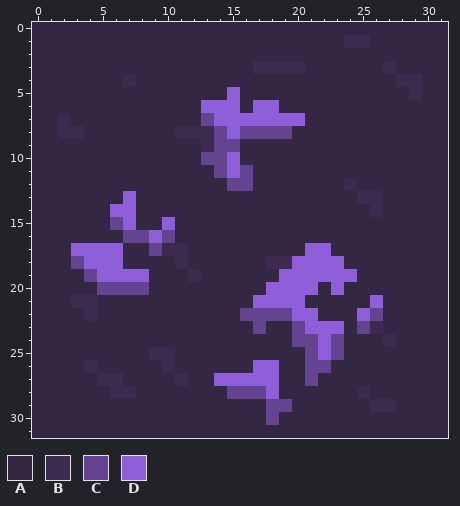
A pixel-art sprite gets an edit: sprites/blocks/enviroment/ore/obethyst3.png. Above, as it was before the edit.
The file is 32x32 pixels.
Palette (. is transparent): A #332744  B #3a2b4f  C #644391  D #8e5fd9
After:
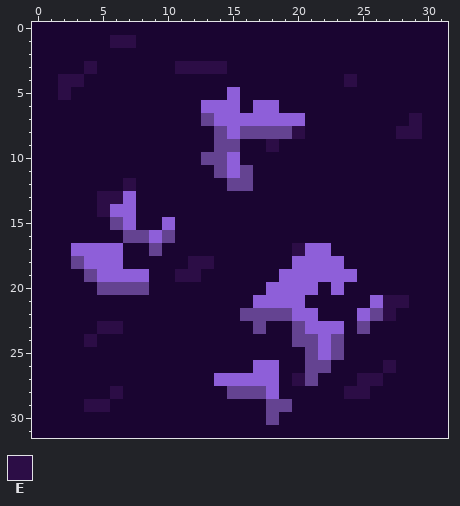
Colours new in this view: E #2c0d46
Diff:
@@ palette @@
-A #332744
+A #1a0531
@@ x 0..31 @@
  0 AAAAAAAAAAAAAAAAAAAAAAAAAAAAAAAA
- 1 AAAAAAAAAAAAAAAAAAAAAAAABBAAAAAA
+ 1 AAAAAAEEAAAAAAAAAAAAAAAAAAAAAAAA
  2 AAAAAAAAAAAAAAAAAAAAAAAAAAAAAAAA
- 3 AAAAAAAAAAAAAAAAABBBBAAAAAABAAAA
- 4 AAAAAAABAAAAAAAAAAAAAAAAAAAABBAA
- 5 AAAAAAAAAAAAAAADAAAAAAAAAAAAABAA
+ 3 AAAAEAAAAAAEEEEAAAAAAAAAAAAAAAAA
+ 4 AAEEAAAAAAAAAAAAAAAAAAAAEAAAAAAA
+ 5 AAEAAAAAAAAAAAADAAAAAAAAAAAAAAAA
  6 AAAAAAAAAAAAADDDADDAAAAAAAAAAAAA
- 7 AABAAAAAAAAAACDDDDDDDAAAAAAAAAAA
- 8 AABBAAAAAAABBBCDCCCCAAAAAAAAAAAA
- 9 AAAAAAAAAAAAABCCAAAAAAAAAAAAAAAA
+ 7 AAAAAAAAAAAAACDDDDDDDAAAAAAAAEAA
+ 8 AAAAAAAAAAAAAACDCCCCEAAAAAAAEEAA
+ 9 AAAAAAAAAAAAAACCAAEAAAAAAAAAAAAA
 10 AAAAAAAAAAAAACCDAAAAAAAAAAAAAAAA
 11 AAAAAAAAAAAAAACDCAAAAAAAAAAAAAAA
-12 AAAAAAAAAAAAAAACCAAAAAAABAAAAAAA
-13 AAAAAAADAAAAAAAAAAAAAAAAABBAAAAA
-14 AAAAAADDAAAAAAAAAAAAAAAAAABAAAAA
+12 AAAAAAAEAAAAAAACCAAAAAAAAAAAAAAA
+13 AAAAAEEDAAAAAAAAAAAAAAAAAAAAAAAA
+14 AAAAAEDDAAAAAAAAAAAAAAAAAAAAAAAA
 15 AAAAAACDAADAAAAAAAAAAAAAAAAAAAAA
 16 AAAAAAACCDCAAAAAAAAAAAAAAAAAAAAA
-17 AAADDDDAACBBAAAAAAAAADDAAAAAAAAA
-18 AAACDDDAAAABAAAAAABBDDDDAAAAAAAA
-19 AAAACDDDDAAABAAAAAADDDDDDAAAAAAA
+17 AAADDDDAACAAAAAAAAAAEDDAAAAAAAAA
+18 AAACDDDAAAAAEEAAAAAADDDDAAAAAAAA
+19 AAAACDDDDAAEEAAAAAADDDDDDAAAAAAA
 20 AAAAACCCCAAAAAAAAADDDDADAAAAAAAA
-21 AAABBAAAAAAAAAAAADDDDAAAAADAAAAA
-22 AAAABAAAAAAAAAAACCCCDDAAADCAAAAA
-23 AAAAAAAAAAAAAAAAACAACDDDACBAAAAA
-24 AAAAAAAAAAAAAAAAAAAACCDCAAABAAAA
-25 AAAAAAAAABBAAAAAAAAAACDCAAAAAAAA
-26 AAAABAAAAABAAAAAADDAACCAAAAAAAAA
-27 AAAAABBAAAABAADDDDDAACAAAAAAAAAA
-28 AAAAAABBAAAAAAACCCDAAAAAABAAAAAA
-29 AAAAAAAAAAAAAAAAAACCAAAAAABBAAAA
+21 AAAAAAAAAAAAAAAAADDDDAAAAADEEAAA
+22 AAAAAAAAAAAAAAAACCCCDDAAADCEAAAA
+23 AAAAAEEAAAAAAAAAACAACDDDACAAAAAA
+24 AAAAEAAAAAAAAAAAAAAACCDCAAAAAAAA
+25 AAAAAAAAAAAAAAAAAAAAACDCAAAAAAAA
+26 AAAAAAAAAAAAAAAAADDAACCAAAAEAAAA
+27 AAAAAAAAAAAAAADDDDDAECAAAEEAAAAA
+28 AAAAAAEAAAAAAAACCCDAAAAAEEAAAAAA
+29 AAAAEEAAAAAAAAAAAACCAAAAAAAAAAAA
 30 AAAAAAAAAAAAAAAAAACAAAAAAAAAAAAA
Changed places in both pictures, as pixel boxes (x1, y1, x2, y2):
changed: (32, 22, 448, 438)
